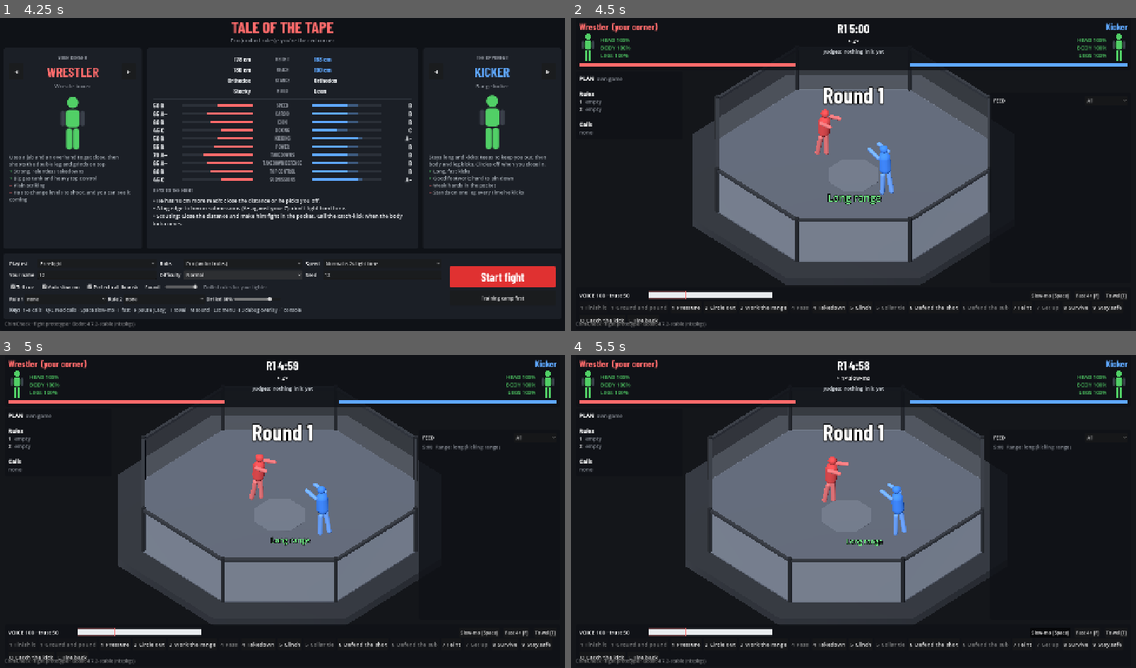
Above: before the commit, frames 1-4 (two rows, left to right).
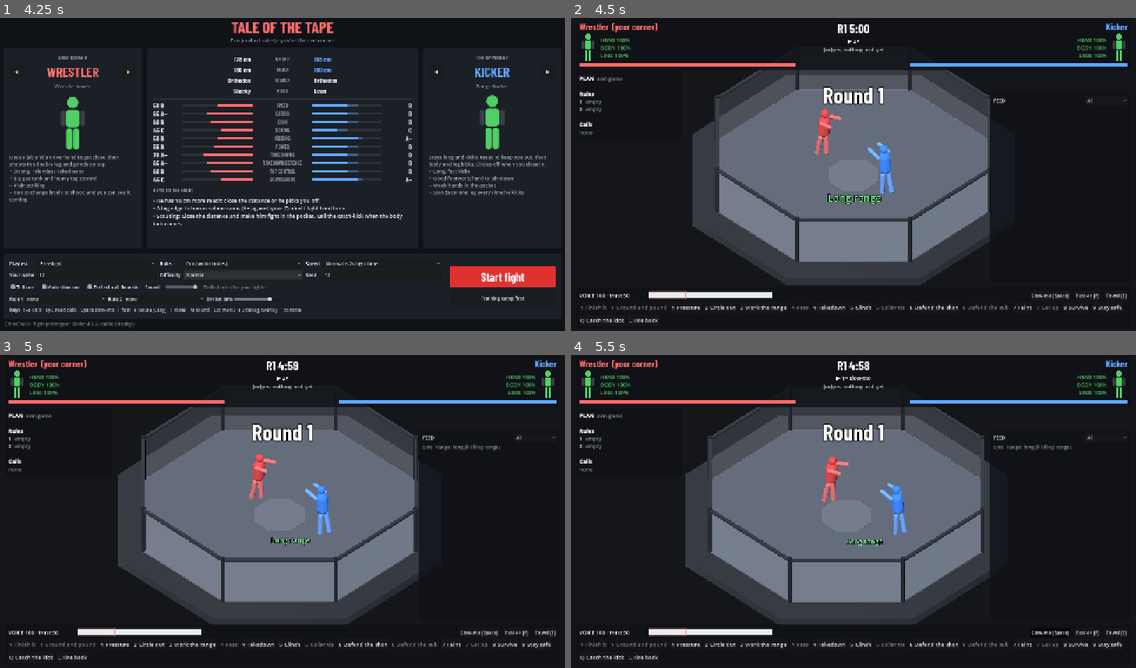
Above: after the commit, the same moments.

Repository: Dazedgenie/DazedMMA
Game: Godot game, scene res://game/main.tscn
Same seed, same stepped clock (60 frames per second), same inputs: the game is played once before the commit and once after it.
Inputs (mouse positions are in pixels of both pictures, inside the frame that each line leads up to):
- Up to frame 1 (4.25 s): click (96, 274) at 0.52 s; type "12" at 0.6 s; click (384, 274) at 0.75 s; type "12" at 0.83 s; click "Normal is 2× fight time" at 1.25 s; click "Normal is 2× fight time" at 2 s; click "Normal" at 2.75 s; click "Normal" at 3.5 s
- Up to frame 2 (4.5 s): click "Start fight" at 4.25 s
- Up to frame 3 (5 s): no input
- Up to frame 4 (5.5 s): tap Enter at 5 s; move the mouse to (977, 492) at 5.02 s; hold Shift from 5.03 s (still down); click (977, 492) at 5.17 s; tap Space at 5.27 s

Frame 1 is identical in both runs. In frame 2, 0.3% of the frame differs, in the area x 0-56%, y 6-99%; in frame 3, 0.3%; in frame 4, 0.3%.

Commit message:
D240: browser build, Chin Check by Lampsmoke Games, README brought up to date
- Web export preset with thread support off (GitHub Pages / itch.io), exported by the
  Playtest build workflow as ChinCheck-web-<commit>.
- DejaVu Sans as a fallback font for symbols (arrows, ▶ ◀, ✔ ✘) a browser can't borrow
  from system fonts; the speed readout's ⏵ is now ▶.
- The version line hides during a fight, where the call bar's second row sits.
- README: the name, the studio, the current status, how to play, credits.
- Docs: D240 row, docs/04 §2.4, docs/playtests/README §1, CLAUDE.md pointer.

Co-Authored-By: Claude Opus 5.5 <noreply@anthropic.com>
Claude-Session: https://claude.ai/code/session_01KLgVhnvixVbHF3iPj9qHLg

Diff:
--- a/game/main.gd
+++ b/game/main.gd
@@ -46,6 +46,7 @@
 		_self_check.call_deferred()
 		return
 	get_window().min_size = MIN_WINDOW_SIZE
+	DisplayFont.add_symbols_fallback()
 	_actions = ActionLibrary.load_dir()
 	_roster = FighterLibrary.load_dir()
 	arena = ArenaView.new()
@@ -105,6 +106,7 @@
 	hud.allowed_calls = Array(settings.get("calls", []))
 	hud.watch(driver)
 	hud.visible = true
+	$UI/Version.visible = false  # The call bar's second row sits where it is.
 	overlay.driver = driver
 	_console.watch(sim, "%s, seed %d" % [settings.get("label", ""), fight_seed])
 	setup.visible = false
@@ -359,4 +361,5 @@
 		driver.held = true
 	setup.show_settings(settings)
 	setup.visible = true
+	$UI/Version.visible = true
 	setup.focus_start()
--- /dev/null
+++ b/tests/game/test_export_presets.gd
@@ -0,0 +1,27 @@
+extends GutTest
+## export_presets.cfg: the builds the Playtest build workflow makes (D118, D240).
+
+
+func _presets() -> Dictionary:
+	var cfg := ConfigFile.new()
+	assert_eq(cfg.load("res://export_presets.cfg"), OK)
+	var by_name: Dictionary = {}
+	for section: String in cfg.get_sections():
+		if not section.ends_with(".options"):
+			by_name[cfg.get_value(section, "name")] = section
+	by_name["_cfg"] = cfg
+	return by_name
+
+
+func test_there_are_windows_linux_and_web_builds() -> void:
+	var presets: Dictionary = _presets()
+	for preset_name: String in ["Windows Desktop", "Linux", "Web"]:
+		assert_true(presets.has(preset_name), preset_name)
+
+
+func test_the_web_build_has_thread_support_off_so_github_pages_can_serve_it() -> void:
+	var presets: Dictionary = _presets()
+	var cfg: ConfigFile = presets["_cfg"]
+	var options: String = String(presets["Web"]) + ".options"
+	assert_eq(cfg.get_value(options, "variant/thread_support"), false)
+	assert_eq(cfg.get_value(String(presets["Web"]), "include_filter"), "data/*.json", "the game reads its data files at run time")
--- a/tests/game/test_main_scene.gd
+++ b/tests/game/test_main_scene.gd
@@ -181,3 +181,12 @@
 	assert_true(_main.sounds.muted)
 	_press(KEY_M)
 	assert_false(_main.sounds.muted)
+
+
+func test_the_version_line_hides_during_the_fight_so_the_call_bar_has_the_corner() -> void:
+	var version: Label = _main.get_node("UI/Version")
+	assert_true(version.visible, "on the setup")
+	_start()
+	assert_false(version.visible, "in the fight")
+	_main._back_to_setup()
+	assert_true(version.visible, "back on the setup")
--- /dev/null
+++ b/tests/ui/test_display_font.gd
@@ -0,0 +1,45 @@
+extends GutTest
+## DisplayFont: the display font, and the symbols fallback a browser build needs (D240, docs/04 §2.4).
+
+
+func _draws(f: Font, c: int) -> bool:
+	if f.has_char(c):
+		return true
+	for fallback: Font in f.fallbacks:
+		if fallback.has_char(c):
+			return true
+	return false
+
+
+## Every character past plain ASCII in the screens' scripts and the data files.
+func _symbols_in_use() -> Dictionary:
+	var found: Dictionary = {}
+	for dir: String in ["res://game/", "res://ui/", "res://data/actions/", "res://data/calls/", "res://data/styles/"]:
+		for file: String in DirAccess.get_files_at(dir):
+			if file.ends_with(".gd") or file.ends_with(".json"):
+				var text: String = FileAccess.get_file_as_string(dir + file)
+				for i in text.length():
+					var c: int = text.unicode_at(i)
+					if c > 127:
+						found[c] = dir + file
+	return found
+
+
+func test_every_symbol_the_screens_use_has_a_font_that_draws_it() -> void:
+	DisplayFont.add_symbols_fallback()
+	var symbols: Dictionary = _symbols_in_use()
+	assert_true(symbols.has("→".unicode_at(0)), "the scan should find the feed's arrow")
+	for c: int in symbols:
+		assert_true(_draws(ThemeDB.fallback_font, c), "%s (in %s) has no font" % [String.chr(c), symbols[c]])
+
+
+func test_the_display_font_gets_the_symbols_too() -> void:
+	DisplayFont.add_symbols_fallback()
+	assert_true(_draws(DisplayFont.font(), "▶".unicode_at(0)))
+
+
+func test_adding_the_fallback_twice_adds_it_once() -> void:
+	DisplayFont.add_symbols_fallback()
+	DisplayFont.add_symbols_fallback()
+	var symbols: Font = load(DisplayFont.SYMBOLS_PATH)
+	assert_eq(ThemeDB.fallback_font.fallbacks.count(symbols), 1)
--- a/ui/display_font.gd
+++ b/ui/display_font.gd
@@ -2,8 +2,12 @@
 extends RefCounted
 ## The game's display font (D170, docs/02 §3.10): Barlow Condensed Bold (SIL Open Font License, ui/fonts/OFL.txt) for
 ## headings and big numbers off the fight screen, so they read at a glance. Body text stays in Godot's default font.
+##
+## Both fonts fall back to DejaVu Sans (ui/fonts/DejaVu-LICENSE.txt) for the symbols they lack (→ ← ↓ ▶ ◀ ✔ ✘ ─). A
+## desktop borrows those from the system's fonts, but a browser build has none to borrow (D240, docs/04 §2.4).
 
 const PATH := "res://ui/fonts/BarlowCondensed-Bold.ttf"
+const SYMBOLS_PATH := "res://ui/fonts/DejaVuSans.ttf"
 
 static var _font: Font
 
@@ -18,3 +22,13 @@
 static func apply(control: Control, font_size: int) -> void:
 	control.add_theme_font_override("font", font())
 	control.add_theme_font_size_override("font_size", font_size)
+
+
+## Gives Godot's default font and the display font the symbols fallback (once; main.gd calls it at start).
+static func add_symbols_fallback() -> void:
+	var symbols: Font = load(SYMBOLS_PATH) as Font
+	for f: Font in [ThemeDB.fallback_font, font()]:
+		if not f.fallbacks.has(symbols):
+			var list: Array[Font] = f.fallbacks.duplicate()
+			list.append(symbols)
+			f.fallbacks = list
--- a/ui/fight_hud.gd
+++ b/ui/fight_hud.gd
@@ -267,7 +267,7 @@
 			label.add_theme_color_override("font_color", BodyDamageFigure.damage_colour(f.hurt(AREAS[a])))
 		_rocked[i].visible = f.is_rocked()
 	_clock.text = sim.clock.display()
-	_speed.text = "⏵ " + driver.label()
+	_speed.text = "▶ " + driver.label()
 	_judges.text = judges_estimate(sim)
 	var calls: LiveCalls = sim.decisions[driver.player].calls
 	_voice.value = calls.voice(sim.now)
Not shown, changed: export_presets.cfg
Not shown, added: tests/game/test_export_presets.gd.uid
Not shown, added: tests/ui/test_display_font.gd.uid
Not shown, added: ui/fonts/DejaVu-LICENSE.txt
Binary file added: ui/fonts/DejaVuSans.ttf
Not shown, added: ui/fonts/DejaVuSans.ttf.import
Not shown, changed: .github/workflows/playtest-build.yml
Not shown, changed: CLAUDE.md
Not shown, changed: README.md
Not shown, changed: docs/00-design-planning.md
Not shown, changed: docs/04-tech-and-production.md
Not shown, changed: docs/playtests/README.md
